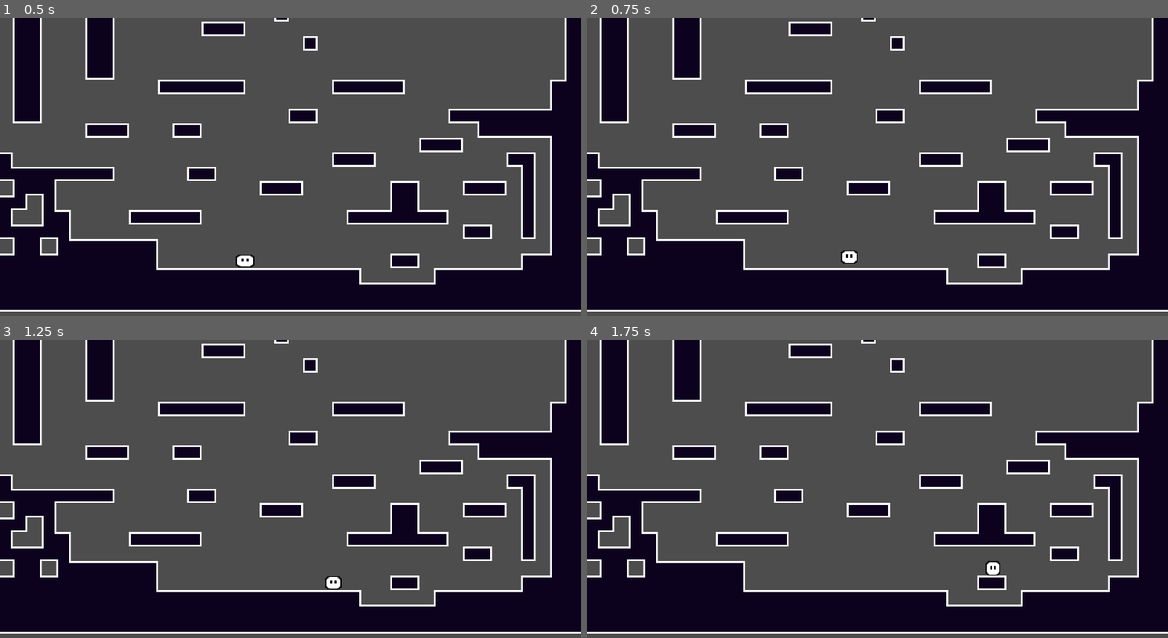
Above: before the commit, frames 1-4 (two rows, left to right).
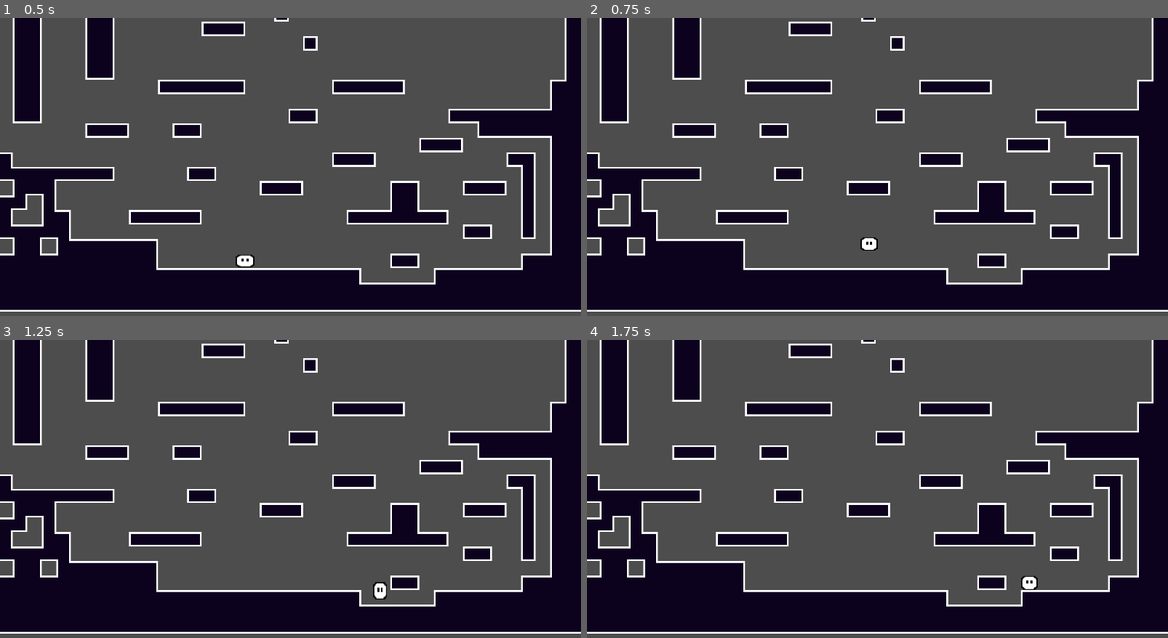
Above: after the commit, the same moments.

Repository: picalexs/LightBender
Game: Godot game, scene res://levels/test_room/test_scene.tscn
Same seed, same stepped clock (60 frames per second), same inputs: the game is played once before the commit and once after it.
Inputs:
- Up to frame 1 (0.5 s): no input
- Up to frame 2 (0.75 s): tap Enter (ui_accept) at 0.5 s; hold Right (ui_right) from 0.53 s (still down); tap Shift (dash, bound only after the commit) at 0.6 s
- Up to frame 3 (1.25 s): keep holding Right (ui_right); tap Enter (ui_accept) at 0.77 s
- Up to frame 4 (1.75 s): keep holding Right (ui_right); tap Shift (dash, bound only after the commit) at 1.35 s; tap Enter (ui_accept) at 1.52 s

Frame 1 is identical in both runs. In frame 2, 0.2% of the frame differs, in the area x 43-51%, y 73-83%; in frame 3, 0.2%, in the area x 55-67%, y 79-88%; in frame 4, 0.2%.

Commit message:
Added dash and wall jump

Diff:
--- /dev/null
+++ b/light-bender/features/player/default_player_abilities.tres
@@ -0,0 +1,6 @@
+[gd_resource type="Resource" script_class="PlayerAbilities" format=3 uid="uid://c1uckhci4xe6g"]
+
+[ext_resource type="Script" uid="uid://by46jvek43wjf" path="res://features/player/player_abilities.gd" id="1_ability_script"]
+
+[resource]
+script = ExtResource("1_ability_script")
--- a/light-bender/features/player/player.tscn
+++ b/light-bender/features/player/player.tscn
@@ -3,6 +3,7 @@
 [ext_resource type="Script" uid="uid://begheutfsuq4x" path="res://features/player/player_movement.gd" id="1_fcb3x"]
 [ext_resource type="Texture2D" uid="uid://cmkse7w70kbym" path="res://assets/sprites/Player.png" id="2_fcb3x"]
 [ext_resource type="Script" uid="uid://cjihek22ab843" path="res://features/player/player_squash_stretch.gd" id="3_squash"]
+[ext_resource type="Resource" path="res://features/player/default_player_abilities.tres" id="4_abilities"]
 
 [sub_resource type="CapsuleShape2D" id="CapsuleShape2D_fcb3x"]
 radius = 7.9
@@ -10,6 +11,7 @@
 
 [node name="Player" type="CharacterBody2D" unique_id=640300134]
 script = ExtResource("1_fcb3x")
+abilities = ExtResource("4_abilities")
 
 [node name="Sprite2D" type="Sprite2D" parent="." unique_id=496765949]
 texture = ExtResource("2_fcb3x")
--- /dev/null
+++ b/light-bender/features/player/player_abilities.gd
@@ -0,0 +1,7 @@
+extends Resource
+class_name PlayerAbilities
+
+@export_group("Ability Toggles")
+@export var can_dash: bool = true
+@export var can_wall_jump: bool = true
+@export var can_wall_slide: bool = true
--- a/light-bender/features/player/player_movement.gd
+++ b/light-bender/features/player/player_movement.gd
@@ -1,4 +1,6 @@
 extends CharacterBody2D
+
+const DASH_ACTION := "dash"
 
 # ── Movement ──────────────────────────────────────────────────────────────────
 @export_group("Movement")
@@ -32,18 +34,54 @@
 @export var max_fall_speed: float = 240.0
 @export var max_fast_fall_speed: float = 400.0
 
+# ── Abilities ─────────────────────────────────────────────────────────────────
+@export_group("Abilities")
+@export var abilities: PlayerAbilities
+
+# ── Dash ──────────────────────────────────────────────────────────────────────
+@export_group("Dash")
+@export var dash_speed: float = 360.0
+@export var dash_duration: float = 0.16
+@export var dash_cooldown: float = 0.55
+@export var dash_zero_vertical_velocity: bool = true
+
+# ── Wall Movement ─────────────────────────────────────────────────────────────
+@export_group("Wall Movement")
+@export var wall_slide_speed: float = 28.0
+@export var wall_slide_accel: float = 900.0
+@export var wall_jump_force: float = 300.0
+@export var wall_jump_horizontal_force: float = 210.0
+@export var wall_jump_lock_time: float = 0.12
+@export var wall_probe_distance: float = 2.0
+
 # ── Private state ─────────────────────────────────────────────────────────────
 var _facing_right: bool = true
 var _is_jumping: bool = false
 var _coyote_timer: float = 0.0
 var _jump_buffer_timer: float = 0.0
+var _dash_timer: float = 0.0
+var _dash_cooldown_timer: float = 0.0
+var _dash_direction: Vector2 = Vector2.ZERO
+var _wall_jump_lock_timer: float = 0.0
+var _wall_normal: Vector2 = Vector2.ZERO
 
 @onready var _sprite: Sprite2D = $Sprite2D
+
+
+func _ready() -> void:
+	_ensure_abilities()
+
+
+func _ensure_abilities() -> void:
+	if abilities == null:
+		abilities = PlayerAbilities.new()
 
 
 func _unhandled_input(event: InputEvent) -> void:
 	if event.is_action_pressed("ui_accept"):
 		_jump_buffer_timer = jump_buffer_time
+	if event.is_action_pressed(DASH_ACTION):
+		_try_dash()
 	elif event.is_action_released("ui_accept") and _is_jumping and velocity.y < 0.0:
 		# Variable jump height: cut upward velocity on early release
 		velocity.y *= jump_cut_mult
@@ -53,11 +91,21 @@
 func _physics_process(delta: float) -> void:
 	var on_floor := is_on_floor()
 	_tick_timers(delta, on_floor)
+	_refresh_wall_contact()
+
+	if _is_dashing():
+		velocity = _dash_direction * dash_speed
+		move_and_slide()
+		_refresh_wall_contact()
+		return
+
 	_apply_gravity(delta, on_floor)
 	_try_jump()
+	_apply_wall_slide(delta, on_floor)
 	_apply_movement(delta, on_floor)
 	_update_facing()
 	move_and_slide()
+	_refresh_wall_contact()
 	if is_on_floor() and velocity.y >= 0.0:
 		_is_jumping = false
 
@@ -66,11 +114,14 @@
 func _tick_timers(delta: float, on_floor: bool) -> void:
 	_coyote_timer = coyote_time if on_floor else _coyote_timer - delta
 	_jump_buffer_timer -= delta
+	_dash_timer = maxf(0.0, _dash_timer - delta)
+	_dash_cooldown_timer = maxf(0.0, _dash_cooldown_timer - delta)
+	_wall_jump_lock_timer = maxf(0.0, _wall_jump_lock_timer - delta)
 
 
 # Scales gravity based on movement phase: apex hang, fast fall, normal fall, or grounded.
 func _apply_gravity(delta: float, on_floor: bool) -> void:
-	if on_floor:
+	if on_floor or _is_dashing():
 		return
 
 	var g_mult := gravity_mult
@@ -92,8 +143,19 @@
 
 # Fires a jump when both the input buffer and the coyote window are active.
 func _try_jump() -> void:
-	if _jump_buffer_timer <= 0.0 or _coyote_timer <= 0.0:
-		return
+	# Jump can only happen after a real jump press
+	if _jump_buffer_timer <= 0.0:
+		return
+
+	if _coyote_timer > 0.0:
+		_do_ground_jump()
+		return
+
+	if _can_wall_jump():
+		_do_wall_jump()
+
+
+func _do_ground_jump() -> void:
 	velocity.y = -jump_force
 	_is_jumping = true
 	_coyote_timer = 0.0
@@ -104,8 +166,24 @@
 		_is_jumping = false
 
 
+func _do_wall_jump() -> void:
+	var jump_normal_x := _wall_normal.x
+	if absf(jump_normal_x) < 0.01:
+		jump_normal_x = -1.0 if _facing_right else 1.0
+
+	velocity.x = jump_normal_x * wall_jump_horizontal_force
+	velocity.y = -wall_jump_force
+	_is_jumping = true
+	_wall_jump_lock_timer = wall_jump_lock_time
+	_coyote_timer = 0.0
+	_jump_buffer_timer = 0.0
+
+
 # Physics-based acceleration / deceleration with optional momentum conservation and friction.
 func _apply_movement(delta: float, on_floor: bool) -> void:
+	if _is_dashing():
+		return
+
 	var dir := Input.get_axis("ui_left", "ui_right")
 	var target_speed := dir * move_speed
 
@@ -125,10 +203,10 @@
 
 	# Preserve speed when already moving faster than input in the same direction (air only)
 	if conserve_momentum \
-			and not on_floor \
-			and absf(velocity.x) > absf(target_speed) \
-			and signf(velocity.x) == signf(target_speed) \
-			and absf(target_speed) > 0.01:
+	and not on_floor \
+	and absf(velocity.x) > absf(target_speed) \
+	and signf(velocity.x) == signf(target_speed) \
+	and absf(target_speed) > 0.01:
 		accel_rate = 0.0
 
 	# Raw Euler (velocity.x += step * delta) overshoots when accel_rate * delta > 1.
@@ -140,6 +218,95 @@
 	if on_floor and absf(dir) < 0.01:
 		var fric := minf(absf(velocity.x), friction)
 		velocity.x -= signf(velocity.x) * fric
+
+
+func _apply_wall_slide(delta: float, on_floor: bool) -> void:
+	if on_floor or not _can_wall_slide():
+		return
+	if velocity.y <= 0.0:
+		return
+
+	var slowed := move_toward(velocity.y, wall_slide_speed, wall_slide_accel * delta)
+	velocity.y = minf(slowed, wall_slide_speed)
+
+
+func _is_pressing_toward_wall() -> bool:
+	var dir := Input.get_axis("ui_left", "ui_right")
+	if absf(dir) < 0.01:
+		return false
+	return dir * _wall_normal.x < -0.1
+
+
+func _can_wall_slide() -> bool:
+	if abilities == null or not abilities.can_wall_slide:
+		return false
+	if _wall_jump_lock_timer > 0.0:
+		return false
+	if _wall_normal == Vector2.ZERO or is_on_floor():
+		return false
+	return _is_pressing_toward_wall()
+
+
+func _can_wall_jump() -> bool:
+	if abilities == null or not abilities.can_wall_jump:
+		return false
+	if _wall_jump_lock_timer > 0.0:
+		return false
+	if is_on_floor() or _wall_normal == Vector2.ZERO:
+		return false
+	return true
+
+
+func _try_dash() -> void:
+	if abilities == null or not abilities.can_dash:
+		return
+	if _dash_cooldown_timer > 0.0 or _is_dashing():
+		return
+
+	var input_x := Input.get_axis("ui_left", "ui_right")
+	var dash_x := signf(input_x)
+	if absf(dash_x) < 0.01:
+		dash_x = 1.0 if _facing_right else -1.0
+
+	_dash_direction = Vector2(dash_x, 0.0)
+	_dash_timer = dash_duration
+	_dash_cooldown_timer = dash_cooldown
+	_wall_jump_lock_timer = 0.0
+	if dash_zero_vertical_velocity:
+		velocity.y = 0.0
+
+
+func _is_dashing() -> bool:
+	return _dash_timer > 0.0
+
+
+func _refresh_wall_contact() -> void:
+	var left_hit := test_move(global_transform, Vector2(-wall_probe_distance, 0.0))
+	var right_hit := test_move(global_transform, Vector2(wall_probe_distance, 0.0))
+
+	if left_hit and not right_hit:
+		_wall_normal = Vector2(1.0, 0.0)
+		return
+	if right_hit and not left_hit:
+		_wall_normal = Vector2(-1.0, 0.0)
+		return
+
+	_wall_normal = get_wall_normal() if is_on_wall() else Vector2.ZERO
+
+
+func set_dash_enabled(enabled: bool) -> void:
+	_ensure_abilities()
+	abilities.can_dash = enabled
+
+
+func set_wall_jump_enabled(enabled: bool) -> void:
+	_ensure_abilities()
+	abilities.can_wall_jump = enabled
+
+
+func set_wall_slide_enabled(enabled: bool) -> void:
+	_ensure_abilities()
+	abilities.can_wall_slide = enabled
 
 
 func _update_facing() -> void:
--- a/light-bender/levels/test_room/test_scene.tscn
+++ b/light-bender/levels/test_room/test_scene.tscn
@@ -6,7 +6,9 @@
 [node name="test_scene" type="Node2D" unique_id=1872434068]
 
 [node name="Player" parent="." unique_id=640300134 instance=ExtResource("2_tlesq")]
-jump_force = 300.0
+dash_speed = 280.0
+dash_duration = 0.12
+wall_slide_speed = 40.0
 
 [node name="Camera2D" type="Camera2D" parent="." unique_id=1806402793]
 position = Vector2(50, 0)
--- a/light-bender/project.godot
+++ b/light-bender/project.godot
@@ -54,6 +54,12 @@
 , Object(InputEventKey,"resource_local_to_scene":false,"resource_name":"","device":-1,"window_id":0,"alt_pressed":false …(183 unchanged characters)…
 ]
 }
+dash={
+"deadzone": 0.5,
+"events": [Object(InputEventKey,"resource_local_to_scene":false,"resource_name":"","device":0,"window_id":0,"alt_pressed":false,"shift_pressed":false,"ctrl_pressed":false,"meta_pressed":false,"pressed":false,"keycode":4194325,"physical_keycode":0,"key_label":0,"unicode":0,"location":0,"echo":false,"script":null)
+, Object(InputEventKey,"resource_local_to_scene":false,"resource_name":"","device":-1,"window_id":0,"alt_pressed":false,"shift_pressed":false,"ctrl_pressed":false,"meta_pressed":false,"pressed":false,"keycode":75,"physical_keycode":0,"key_label":0,"unicode":107,"location":0,"echo":false,"script":null)
+]
+}
 
 [physics]
 
Not shown, added: light-bender/features/player/player_abilities.gd.uid
